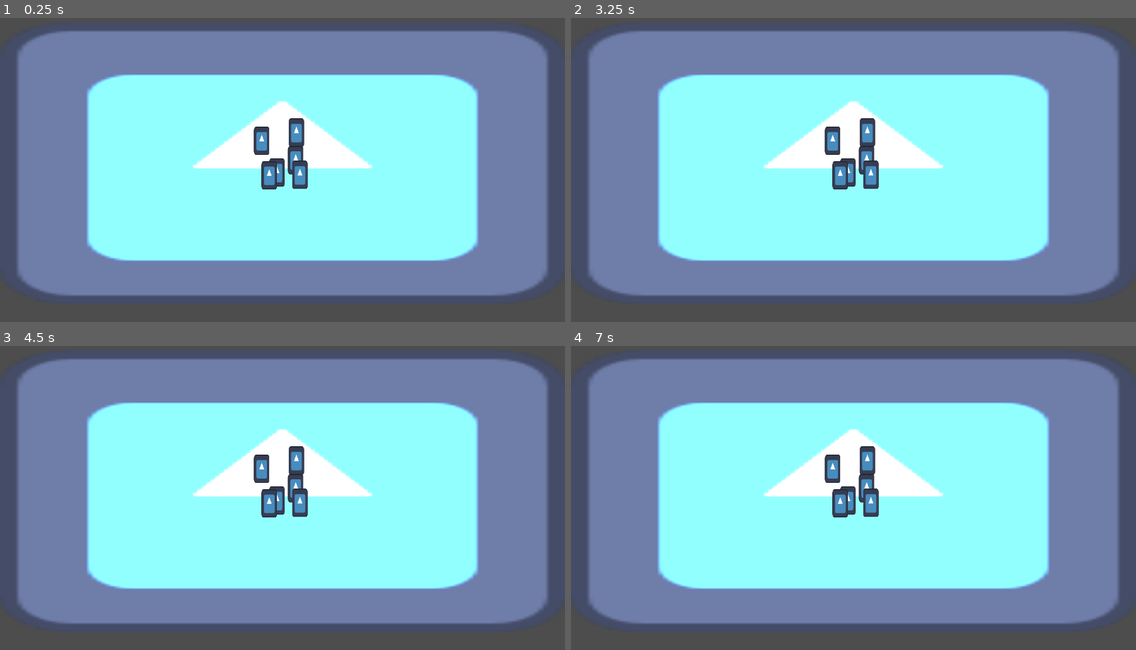
Above: before the commit, frames 1-4 (two rows, left to right).
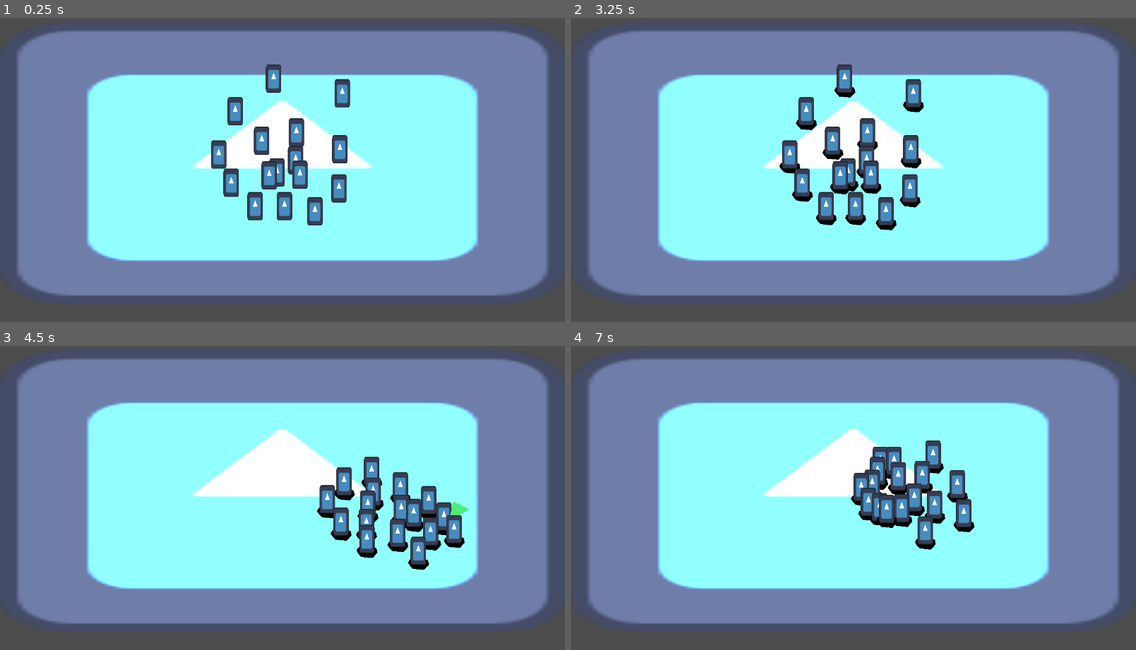
Above: after the commit, the same moments.

Repository: CaptainCronch/cookie-jam
Game: Godot game, scene res://world.tscn
The game is run twice, just before and just after one commit, with the same random seed, the same clock (stepped at 60 frames per second) and the same inputs. The engine's default icon, where the game draws it, is replaced by a stand-in: a white triangle on a blue panel in a dark square.
Inputs (mouse positions are in pixels of both pictures, inside the frame that each line leads up to):
- Up to frame 1 (0.25 s): no input
- Up to frame 2 (3.25 s): tap Enter at 0.5, 2 s; move the mouse to (977, 148) at 0.52 s; press the mouse at (977, 148) at 0.53 s; right-click (977, 148) at 0.8 s; tap Space (space) at 1.25, 2.3, 2.75, 2.85 s; move the mouse to (740, 179) at 1.27 s; release the mouse at (740, 179) at 1.28 s; right-click (740, 179) at 1.35 s; tap Shift (shift) at 1.55 s; move the mouse to (910, 94) at 2.02 s; hold Shift (shift) 2.03-2.78 s; move the mouse to (825, 227) at 2.77 s; tap A (a, bound only after the commit) at 3.05 s
- Up to frame 3 (4.5 s): tap Enter at 3.5 s; move the mouse to (452, 537) at 3.52 s; hold A (a, bound only after the commit) 3.53-4.28 s; click (452, 537) at 3.8 s; move the mouse to (113, 443) at 4.27 s; tap Ctrl (control) at 4.35 s
- Up to frame 4 (7 s): right-click (684, 443) at 4.55 s; move the mouse to (881, 491) at 5.02 s; press the mouse at (881, 491) at 5.03 s; tap Shift (shift) at 5.3 s; move the mouse to (768, 412) at 5.77 s; release the mouse at (768, 412) at 5.78 s; right-click (768, 412) at 5.85 s; tap Space (space) at 6.05 s; move the mouse to (977, 476) at 6.52 s; hold Middle mouse button (mouse3) from 6.53 s (still down); tap A (a, bound only after the commit) at 6.8 s

The runs differ from the first frame. In frame 1, 2.6% of the frame differs, in the area x 37-62%, y 15-69%; in frame 2, 3.4%; in frame 3, 5.8%, in the area x 44-83%, y 32-74%; in frame 4, 4.6%.

Commit message:
good multi-unit movement system

Diff:
--- a/camera.gd
+++ b/camera.gd
@@ -8,6 +8,8 @@
 @export var zoom_smooth := 5.0
 
 @export var selector: Area2D
+@export var towards_point: Node2D
+@export var away_point: Node2D
 
 var drag_desired := global_position
 var zoom_desired := zoom
@@ -26,9 +28,11 @@
 	selection()
 	commanding()
 	camera_move(delta)
+	away_point.global_position = get_global_mouse_position()
 
 
 func _physics_process(_delta: float) -> void:
+	if not selector.monitoring: return
 	for body in selector.get_overlapping_bodies():
 		if body is Unit:
 			if deselecting and selected_units.has(body):
@@ -42,6 +46,16 @@
 
 func selection() -> void:
 	selector.position = get_local_mouse_position()
+
+	if Input.is_action_pressed("a"):
+		for unit in get_tree().get_nodes_in_group("Units"):
+			if unit is Unit:
+				selected_units.append(unit)
+				unit.selected(true)
+
+	if Input.is_action_just_pressed("space"):
+		for unit in selected_units: unit.selected(false)
+		selected_units = []
 	if not Input.is_action_pressed("space"):
 		deselecting = false
 		selector.get_node("Polygon2D").visible = false
@@ -62,10 +76,17 @@
 
 	if Input.is_action_pressed("mouse2"):
 		for unit in selected_units: unit.move_away_from(get_global_mouse_position())
+		away_point.visible = true
+		towards_point.visible = false
 	elif Input.is_action_pressed("mouse1"):
 		for unit in selected_units: unit.move_to(get_global_mouse_position())
+		towards_point.visible = true
+		away_point.visible = false
+		towards_point.global_position = get_global_mouse_position()
 	if Input.is_action_just_released("mouse2"):
 		for unit in selected_units: unit.stop_moving_away()
+		away_point.visible = false
+		towards_point.visible = false
 
 
 func camera_move(delta: float) -> void:
--- a/project.godot
+++ b/project.godot
@@ -24,6 +24,10 @@
 window/size/viewport_width=1280
 window/size/viewport_height=720
 window/size/mode=3
+
+[global_group]
+
+Units="Player units"
 
 [input]
 
@@ -65,6 +69,11 @@
 space={
 "deadzone": 0.2,
 "events": [Object(InputEventKey,"resource_local_to_scene":false,"resource_name":"","device":-1,"window_id":0,"alt_press …(191 unchanged characters)…
+]
+}
+a={
+"deadzone": 0.2,
+"events": [Object(InputEventKey,"resource_local_to_scene":false,"resource_name":"","device":-1,"window_id":0,"alt_pressed":false,"shift_pressed":false,"ctrl_pressed":false,"meta_pressed":false,"pressed":false,"keycode":0,"physical_keycode":65,"key_label":0,"unicode":97,"location":0,"echo":false,"script":null)
 ]
 }
 shift={
--- a/unit.gd
+++ b/unit.gd
@@ -1,9 +1,14 @@
 extends CharacterBody2D
 class_name Unit
 
-@export var default_speed := 500.0
+@export var default_speed := 1000.0
 @export var smooth_buffer := 100.0
 @export var close_buffer := 20.0
+@export var separate_strength := 1000.0
+@export var acceleration := 10.0
+
+@export var separate_area: Area2D
+@export var separate_collider: CollisionShape2D
 
 var speed := default_speed
 var direction := Vector2()
@@ -11,7 +16,9 @@
 var distance := 0.0
 var away := false
 var idle := true
+var in_separate_area: Array[Area2D]
 
+@onready var separate_shape: CircleShape2D = separate_collider.shape
 
 func _ready() -> void:
 	desired_position = global_position
@@ -21,10 +28,10 @@
 	pass
 
 
-func _physics_process(_delta: float) -> void:
+func _physics_process(delta: float) -> void:
 	distance = global_position.distance_to(desired_position)
 	direction = global_position.direction_to(desired_position)
-	velocity = Vector2()
+	idle = false
 
 	var distance_factor = 0.0
 	if away:
@@ -32,9 +39,37 @@
 		direction = desired_position.direction_to(global_position)
 	elif distance > close_buffer:
 		distance_factor = minf(inverse_lerp(0.0, smooth_buffer, distance), 1.0)
+	else:
+		idle = true
 
-	velocity = direction * speed * distance_factor
+	#separate()
+	#if not idle: print("normal: " + str((direction * speed * distance_factor).length()))
+	var desired_velocity = ((direction * speed * distance_factor) + separate()).limit_length(speed)
+	velocity = Global.decay_towards_vec2(velocity, desired_velocity, acceleration, delta)
+	#velocity = ((direction * speed * distance_factor) + separate()).limit_length(speed)
 	move_and_slide()
+
+
+func separate() -> Vector2:
+	if idle: return Vector2()
+	var areas := separate_area.get_overlapping_areas()
+	if areas.size() == 0: return Vector2()
+	var total_direction := Vector2()
+	var total_distance := 0.0
+
+	for area in areas:
+		total_direction += global_position.direction_to(area.global_position)
+		total_distance += global_position.distance_to(area.global_position)
+	total_direction = total_direction.normalized()
+	total_direction *= -1
+	total_distance /= areas.size()
+	#total_distance = (total_distance * -1) + total_distance
+	#total_distance = 1 / total_distance
+	var ratio := (clampf(inverse_lerp(0.0, separate_shape.radius * 2, total_distance), 0.0, 1.0) * -1.0) + 1.0
+	#print("total_distance: ", total_distance, " ratio: ", ratio)
+	var total := total_direction * ratio * separate_strength
+	#print("Separate: " + str(total.length()))
+	return total
 
 
 func move_to(pos: Vector2) -> void: desired_position = pos
@@ -52,3 +87,14 @@
 
 func selected(yes: bool) -> void:
 	$Polygon2D.visible = yes
+
+
+#func _on_separate_area_entered(area: Area2D) -> void:
+	#if not in_separate_area.has(area):
+		#in_separate_area.append(area)
+		#print(in_separate_area.size())
+#
+#
+#func _on_separate_area_exited(area: Area2D) -> void:
+	#in_separate_area.erase(area)
+	#print(in_separate_area.size())
--- a/unit.tscn
+++ b/unit.tscn
@@ -7,14 +7,16 @@
 radius = 20.0
 
 [sub_resource type="CircleShape2D" id="CircleShape2D_ctwoc"]
-radius = 100.0
+radius = 75.0
 
-[node name="Unit" type="CharacterBody2D" unique_id=1355565438]
+[node name="Unit" type="CharacterBody2D" unique_id=1355565438 node_paths=PackedStringArray("separate_area", "separate_collider") groups=["Units"]]
 z_as_relative = false
 collision_layer = 2
 motion_mode = 1
 wall_min_slide_angle = 0.0
 script = ExtResource("1_ctwoc")
+separate_area = NodePath("Separate")
+separate_collider = NodePath("Separate/CollisionShape2D")
 
 [node name="Polygon2D" type="Polygon2D" parent="." unique_id=846218414]
 visible = false
@@ -30,9 +32,12 @@
 [node name="CollisionShape2D" type="CollisionShape2D" parent="." unique_id=534851731]
 shape = SubResource("CircleShape2D_tlwt5")
 
-[node name="Area2D" type="Area2D" parent="." unique_id=2037624737]
+[node name="Separate" type="Area2D" parent="." unique_id=2037624737]
 collision_layer = 2
 collision_mask = 2
 
-[node name="CollisionShape2D" type="CollisionShape2D" parent="Area2D" unique_id=1604043903]
+[node name="CollisionShape2D" type="CollisionShape2D" parent="Separate" unique_id=1604043903]
 shape = SubResource("CircleShape2D_ctwoc")
+
+[connection signal="area_entered" from="Separate" to="." method="_on_separate_area_entered"]
+[connection signal="area_exited" from="Separate" to="." method="_on_separate_area_exited"]
--- a/world.tscn
+++ b/world.tscn
@@ -18,10 +18,12 @@
 scale = Vector2(20, 10)
 texture = ExtResource("1_f3sb7")
 
-[node name="Camera2D" type="Camera2D" parent="." unique_id=1544898292 node_paths=PackedStringArray("selector")]
+[node name="Camera2D" type="Camera2D" parent="." unique_id=1544898292 node_paths=PackedStringArray("selector", "towards_point", "away_point")]
 zoom = Vector2(0.5, 0.5)
 script = ExtResource("2_tlwt5")
 selector = NodePath("Selector")
+towards_point = NodePath("../TowardsPoint")
+away_point = NodePath("../AwayPoint")
 
 [node name="Selector" type="Area2D" parent="Camera2D" unique_id=1232840017]
 collision_layer = 2
@@ -55,4 +57,49 @@
 [node name="Unit6" parent="." unique_id=1295580040 instance=ExtResource("3_tlwt5")]
 position = Vector2(79, 112)
 
+[node name="Unit7" parent="." unique_id=1005501263 instance=ExtResource("3_tlwt5")]
+position = Vector2(256, 173)
+
+[node name="Unit8" parent="." unique_id=1361184269 instance=ExtResource("3_tlwt5")]
+position = Vector2(260, -4)
+
+[node name="Unit9" parent="." unique_id=622524299 instance=ExtResource("3_tlwt5")]
+position = Vector2(271, -258)
+
+[node name="Unit10" parent="." unique_id=533380183 instance=ExtResource("3_tlwt5")]
+position = Vector2(-40, -325)
+
+[node name="Unit11" parent="." unique_id=1481092901 instance=ExtResource("3_tlwt5")]
+position = Vector2(-214, -177)
+
+[node name="Unit12" parent="." unique_id=2003382342 instance=ExtResource("3_tlwt5")]
+position = Vector2(-289, 20)
+
+[node name="Unit13" parent="." unique_id=1372458398 instance=ExtResource("3_tlwt5")]
+position = Vector2(-232, 148)
+
+[node name="Unit14" parent="." unique_id=1744677552 instance=ExtResource("3_tlwt5")]
+position = Vector2(-124, 254)
+
+[node name="Unit15" parent="." unique_id=1884211189 instance=ExtResource("3_tlwt5")]
+position = Vector2(9, 254)
+
+[node name="Unit16" parent="." unique_id=1032803811 instance=ExtResource("3_tlwt5")]
+position = Vector2(147, 277)
+
+[node name="Unit17" parent="." unique_id=1268174673 instance=ExtResource("3_tlwt5")]
+position = Vector2(147, 277)
+
+[node name="TowardsPoint" type="Polygon2D" parent="." unique_id=2096268932]
+visible = false
+scale = Vector2(1, 0.84615386)
+color = Color(0.2976, 0.93, 0.46624002, 1)
+polygon = PackedVector2Array(-23, -9, 0, 27, 29, -12, 11, -17.909088, 9, -110.09091, 78, -158.54544, 6, -201.09091, -7, -133.72726, -7, -19.090912)
+
+[node name="AwayPoint" type="Polygon2D" parent="." unique_id=156727767]
+visible = false
+scale = Vector2(1, 0.84615386)
+color = Color(0.94, 0.3384, 0.3384, 1)
+polygon = PackedVector2Array(-14, -30.727264, -20, -126.45453, 3, -31.909088, 16, -133.54544, 20, -14.181824, 55.99997, -91, 24, -2.3636475, 104.99997, -42.54544, 62.99997, 8.272736, 80.99997, 46.09091, 31, 31.909088, 41, 85.09091, -9, 40.18181, -19, 75.63635, -21, 23.636353, -67, 33.09091, -46, 1.1818237, -94, -22.45456, -55, -22.45456, -59, -61.45453, -33, -17.727264, -39, -85.09091)
+
 [connection signal="body_entered" from="Camera2D/Selector" to="Camera2D" method="_on_selector_body_entered"]
